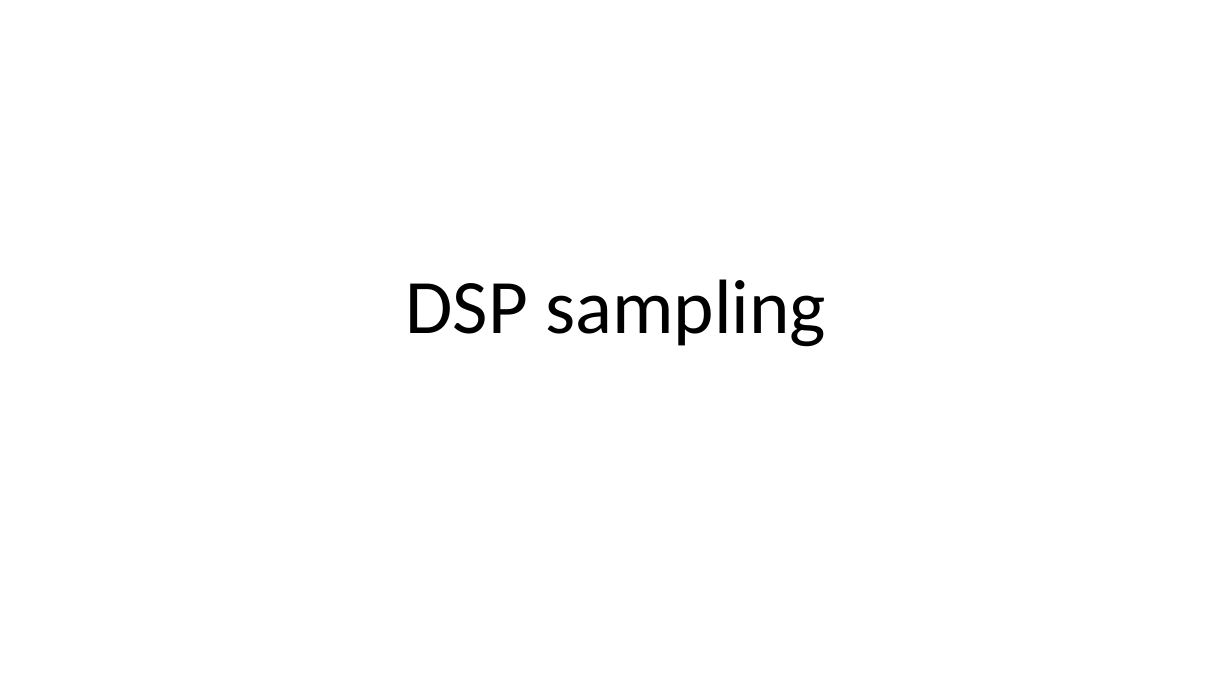
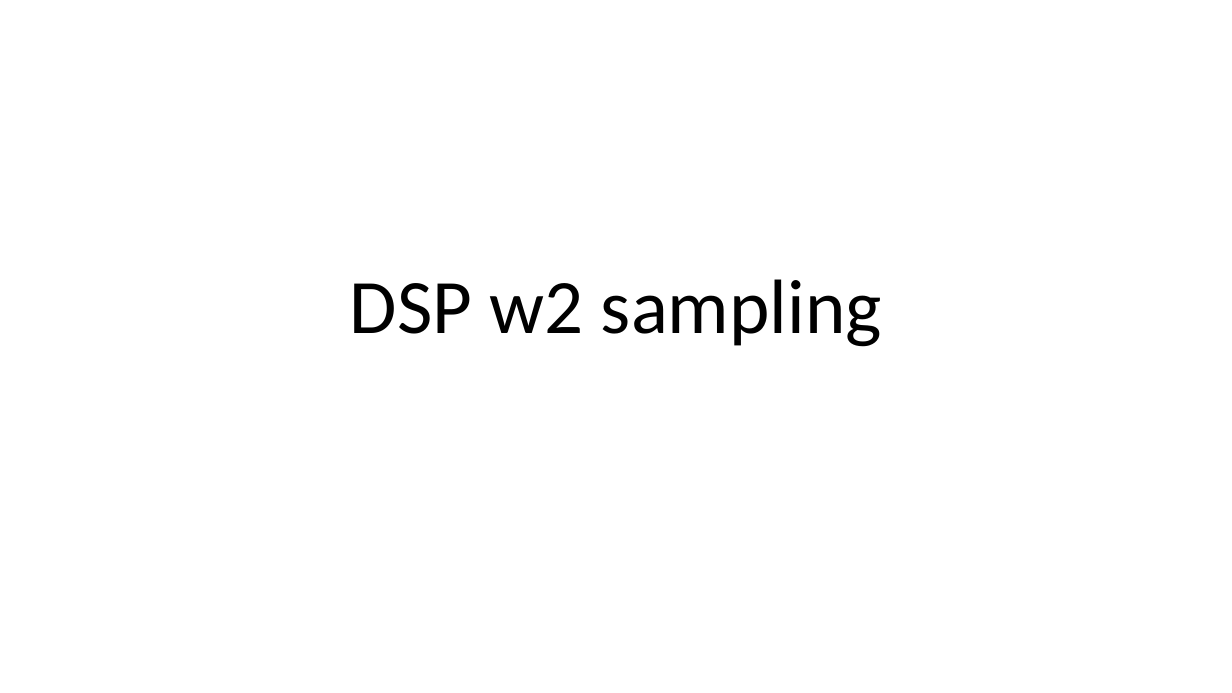
Before and after one commit to a98982323/DSP, a slide deck: slide 1 of Presentation1.pptx. Drawn at 1232x693 pixels with LibreOffice and Linux fonts; fonts in the diff are those of the drawing. Boxes give left, top, right and bottom in pixels: in the first picture for what was removed or moved away, otherwise in the second. Text is boxed around its words. In the diff, an @@ line names an element or a change of style, - is before the commit and + after.

```diff
--- a/Presentation1.pptx
+++ b/Presentation1.pptx
@@ title at (x1=350, y1=279, x2=882, y2=347): text changed @@
-DSP sampling
+DSP w2 sampling
```
Also in this commit, not shown: 1 other slide changed, 13 slides added, 3 slides removed, 6 other files.
